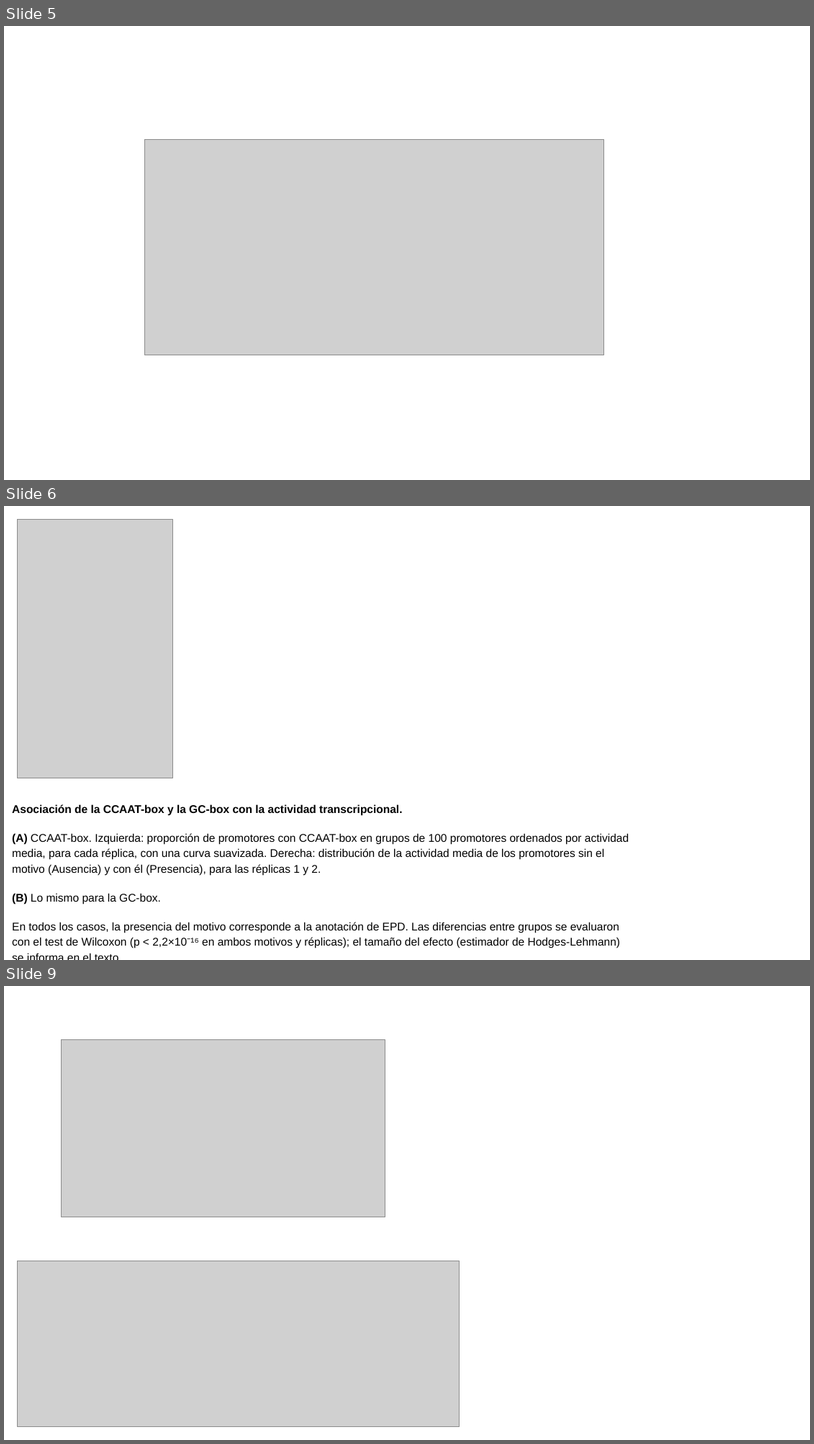
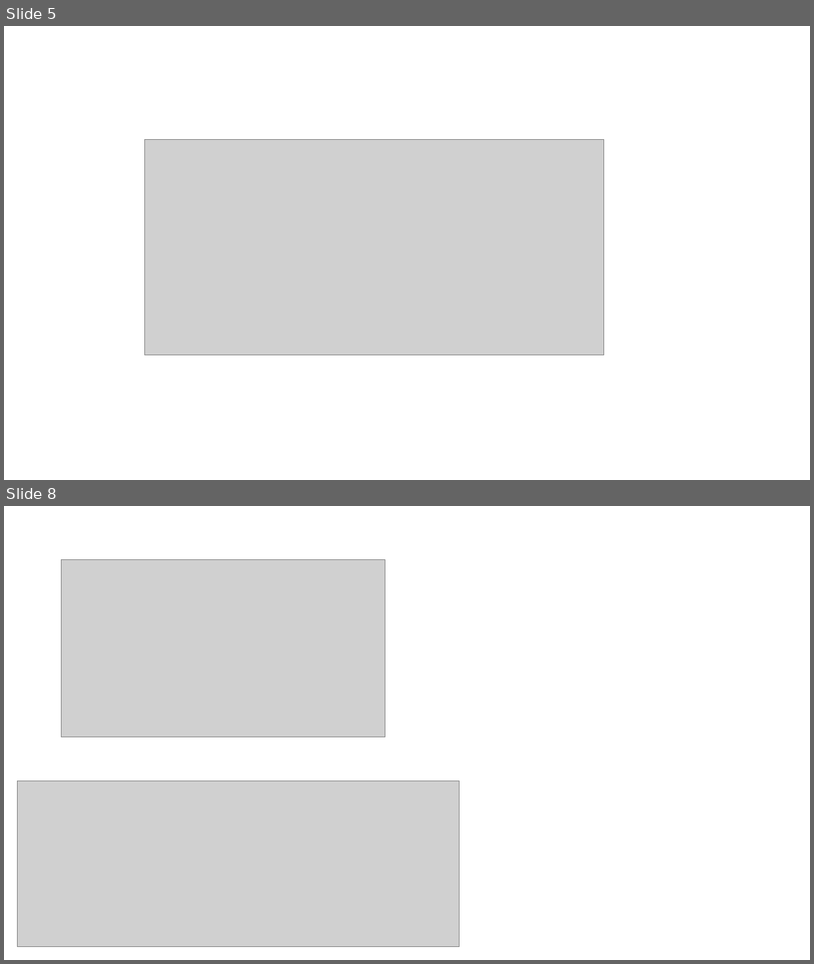
Before and after one commit to martin-iungman/TesisDoc, a slide deck: docs/Fig R2.pptx. Shown one above the other, each under a label of ours: slides 5, 6 and 9 before the commit, slides 5 and 8 after it; the slides between them are not shown. The pictures are 814x1444 and 814x964 pixels, drawn with LibreOffice and Linux fonts; fonts in the diff are those of the drawing; grey boxes stand for pictures. Boxes give left, top, right and bottom in pixels: in the first picture for what was removed or moved away, otherwise in the second. Text is boxed around its words. In the diff, an @@ line names an element or a change of style, - is before the commit and + after.

```diff
--- a/docs/Fig R2.pptx
+++ b/docs/Fig R2.pptx
@@ slide 6 removed at [4,506,810,960], background #FFFFFF @@
@@ picture removed at [18,520,173,779] @@
@@ text removed at [12,804,629,948] @@
-Asociación de la CCAAT-box y la GC-box con la actividad transcripcional.
-(A) CCAAT-box. Izquierda: proporción de promotores con CCAAT-box en grupos de 100 promotores ordenados por actividad media, para cada réplica, con una curva suavizada. Derecha: distribución de la actividad media de los promotores sin el motivo (Ausencia) y con él (Presencia), para las réplicas 1 y 2.
-(B) Lo mismo para la GC-box.
-En todos los casos, la presencia del motivo corresponde a la anotación de EPD. Las diferencias entre grupos se evaluaron con el test de Wilcoxon (p < 2,2×10⁻¹⁶ en ambos motivos y réplicas); el tamaño del efecto (estimador de Hodges-Lehmann) se informa en el texto.
@@ what was slide 9 is now slide 8 @@
```
Also in this commit, not shown: 4 slides added, 4 other slides removed.
